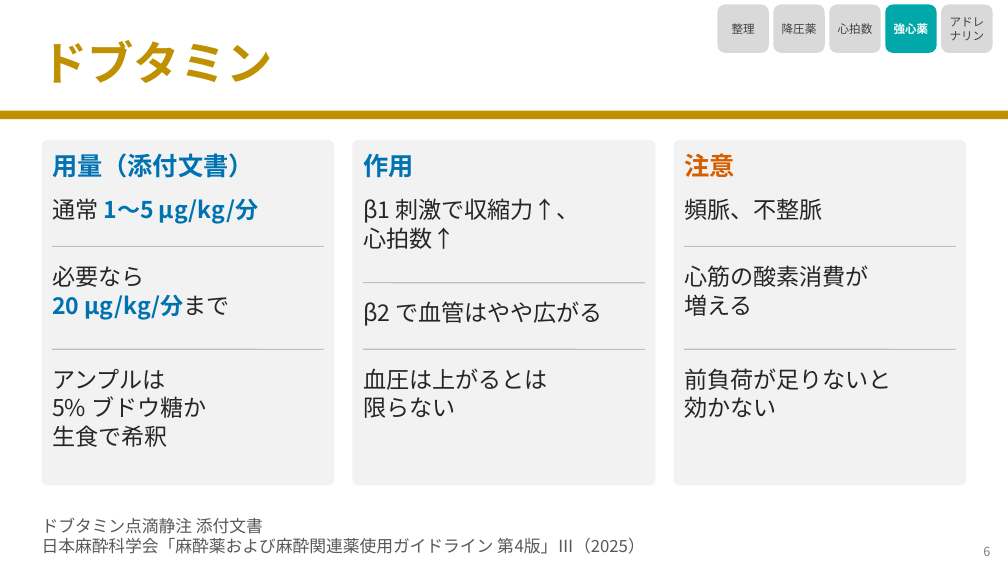
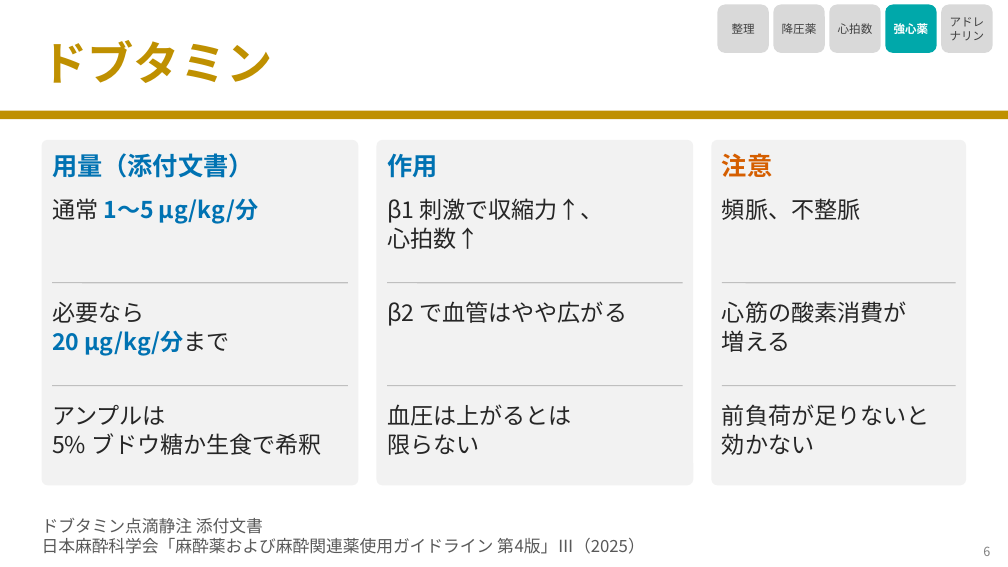
Before and after one commit to nobumitsu-3141/Anes-lecture, a slide deck: slide 7 of slides/3-9_antihypertensives_inotropes/3-9_antihypertensives_inotropes.pptx. Drawn at 1008x567 pixels with LibreOffice and Linux fonts; fonts in the diff are those of the drawing. Boxes give left, top, right and bottom in pixels: in the first picture for what was removed or moved away, otherwise in the second. Text is boxed around its words. In the diff, an @@ line names an element or a change of style, - is before the commit and + after.

```diff
--- a/slides/3-9_antihypertensives_inotropes/3-9_antihypertensives_inotropes.pptx
+++ b/slides/3-9_antihypertensives_inotropes/3-9_antihypertensives_inotropes.pptx
@@ rounded rectangle: place and size @@
-rounded rectangle at box(42, 140, 334, 485)
+rounded rectangle at box(42, 140, 358, 485)
@@ proportions changed in 3 elements at box(42, 140, 358, 485), box(712, 140, 966, 485), box(377, 140, 693, 485) @@
@@ rounded rectangle: place and size @@
-rounded rectangle at box(352, 140, 656, 485)
+rounded rectangle at box(377, 140, 693, 485)
@@ rounded rectangle: place and size @@
-rounded rectangle at box(674, 140, 966, 485)
+rounded rectangle at box(712, 140, 966, 485)
@@ text "作用": place and size @@
-text "作用" at box(363, 153, 413, 178)
+text "作用" at box(387, 153, 437, 178)
@@ text "注意": place and size @@
-text "注意" at box(684, 153, 734, 177)
+text "注意" at box(722, 153, 772, 177)
@@ text "β1 刺激で収縮力↑、": place and size @@
-text "β1 刺激で収縮力↑、" at box(363, 198, 580, 249)
+text "β1 刺激で収縮力↑、" at box(387, 198, 604, 249)
@@ text "頻脈、不整脈": place and size @@
-text "頻脈、不整脈" at box(684, 198, 822, 220)
+text "頻脈、不整脈" at box(722, 198, 860, 220)
@@ text "必要なら": place and size @@
-text "必要なら" at box(52, 266, 230, 319)
+text "必要なら" at box(52, 302, 230, 356)
@@ line moved from (52, 247) - (324, 247) to (52, 283) - (348, 283) @@
@@ text "β2 で血管はやや広がる": place and size @@
-text "β2 で血管はやや広がる" at box(363, 301, 604, 326)
+text "β2 で血管はやや広がる" at box(387, 301, 628, 326)
@@ line moved from (363, 283) - (645, 283) to (387, 283) - (683, 283) @@
@@ text "心筋の酸素消費が": place and size @@
-text "心筋の酸素消費が" at box(684, 265, 868, 316)
+text "心筋の酸素消費が" at box(722, 301, 906, 352)
@@ line moved from (684, 247) - (956, 247) to (722, 283) - (956, 283) @@
@@ line moved from (52, 349) - (324, 349) to (52, 386) - (348, 386) @@
@@ line moved from (363, 349) - (645, 349) to (387, 386) - (683, 386) @@
@@ line moved from (684, 349) - (956, 349) to (722, 386) - (956, 386) @@
@@ text "アンプルは": place and size @@
-text "アンプルは" at box(52, 369, 206, 447)
+text "アンプルは" at box(52, 405, 322, 455)
@@ text "血圧は上がるとは": place and size @@
-text "血圧は上がるとは" at box(363, 368, 547, 418)
+text "血圧は上がるとは" at box(387, 404, 571, 455)
@@ text "前負荷が足りないと": place and size @@
-text "前負荷が足りないと" at box(684, 368, 892, 418)
+text "前負荷が足りないと" at box(722, 404, 930, 455)
@@ text at box(52, 433, 322, 455): text changed @@
-5% ブドウ糖か
-生食で希釈
+5% ブドウ糖か生食で希釈
```
Also in this commit, not shown: 5 other slides changed, 3 other files.
